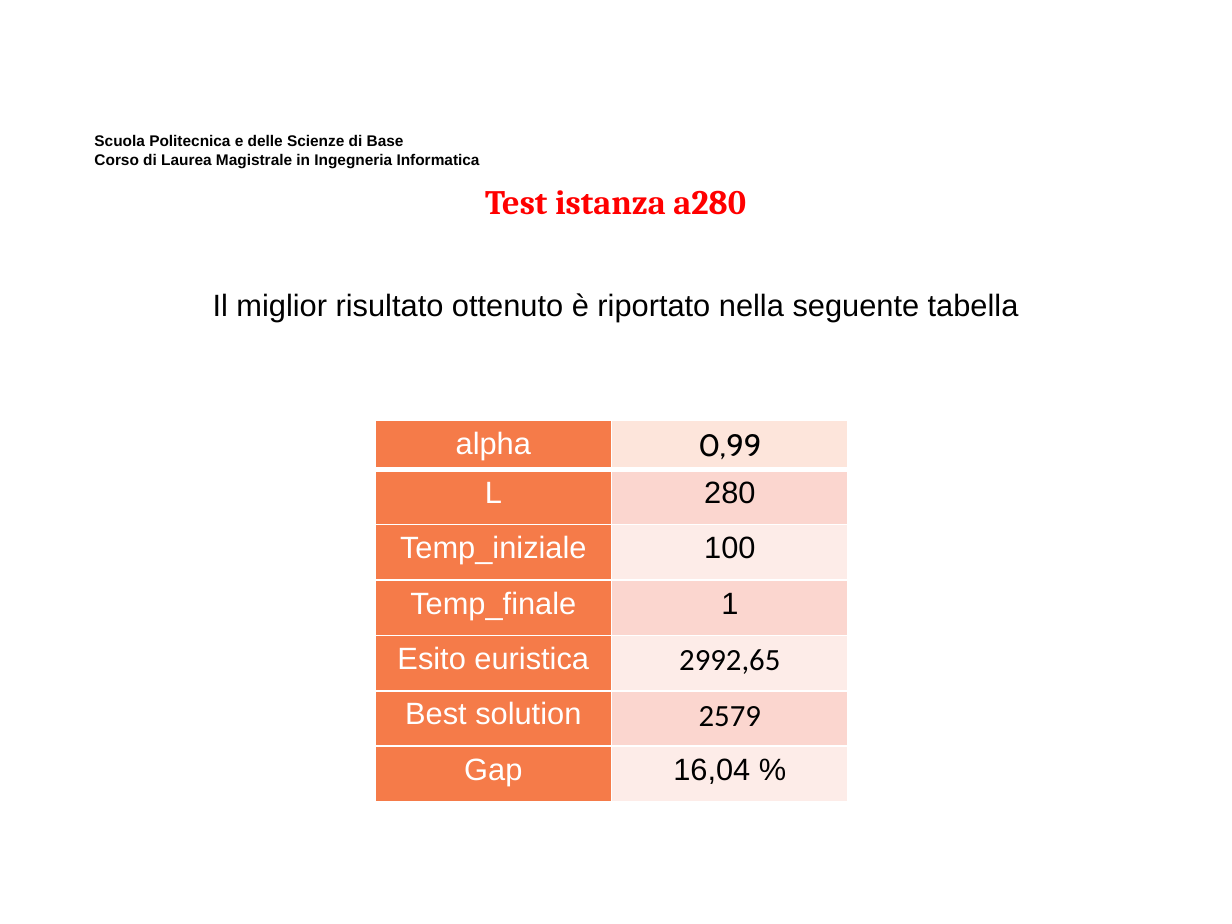
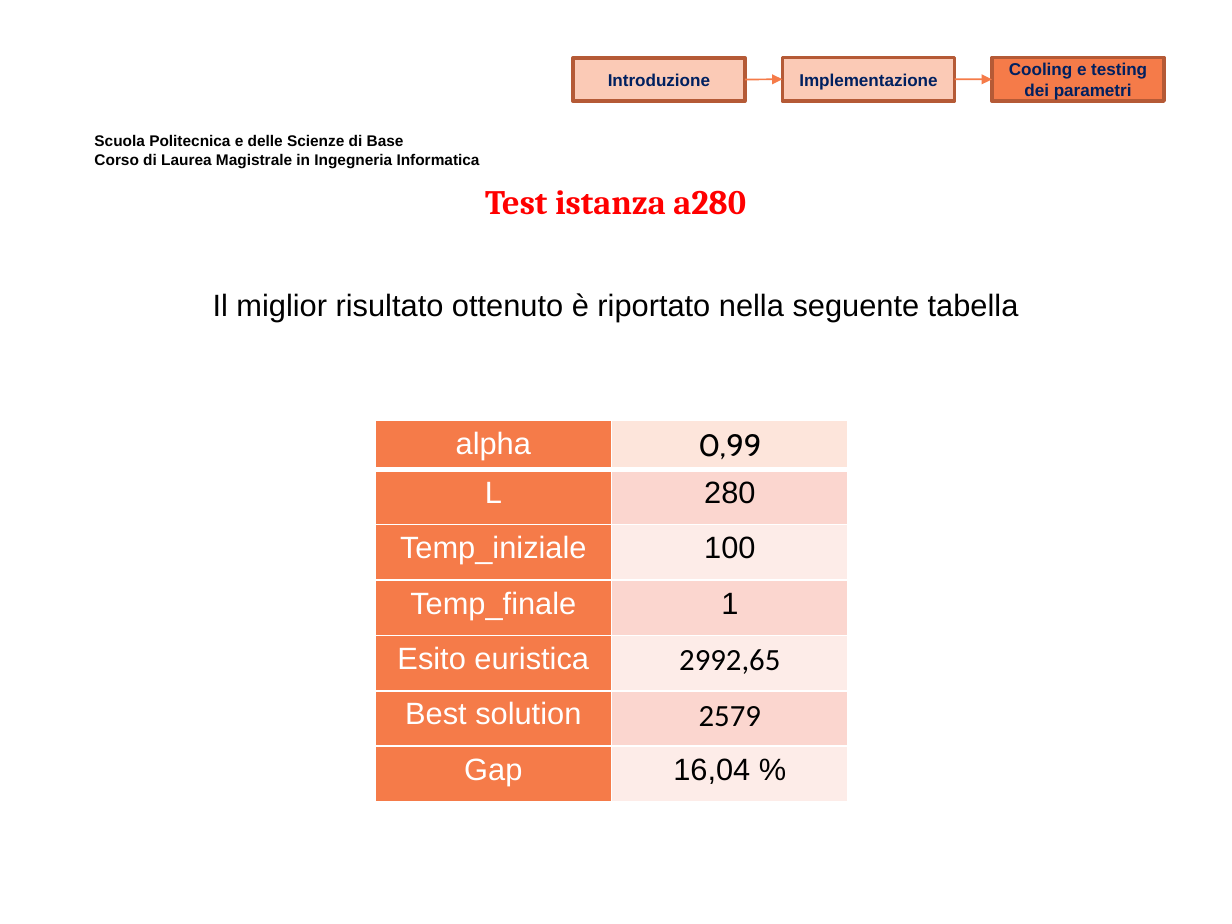
Before and after one commit to MicheleMaresca98/TSP-SimulatedAnnealing, a slide deck: slide 25 of Presentazione Elaborato Ricerca Operativa.pptx. Drawn at 1232x924 pixels with LibreOffice and Linux fonts; fonts in the diff are those of the drawing; background and template pictures are left out. Boxes give left, top, right and bottom in pixels: in the first picture for what was removed or moved away, otherwise in the second. Text is boxed around its words. In the diff, an @@ line names an element or a change of style, - is before the commit and + after.

```diff
--- a/Presentazione Elaborato Ricerca Operativa.pptx
+++ b/Presentazione Elaborato Ricerca Operativa.pptx
@@ rectangle added at bbox=[573, 58, 745, 101], fill #FBCAB6, outline #B55B36 2 pt, 10 pt, text #002060, bold @@
+Introduzione
@@ rectangle added at bbox=[782, 58, 955, 101], fill #FBCAB6, outline #B55B36 2 pt, 10 pt, text #002060, bold @@
+Implementazione
@@ rectangle added at bbox=[992, 58, 1164, 101], fill #F57B49, outline #B55B36 2 pt, 10 pt, text #002060, bold @@
+Cooling e testing dei parametri
@@ arrow added from (745, 80) to (782, 79), #F57B49 1 pt @@
@@ arrow added from (955, 79) to (992, 79), #F57B49 1 pt @@
```
Also in this commit, not shown: 27 other slides changed.
